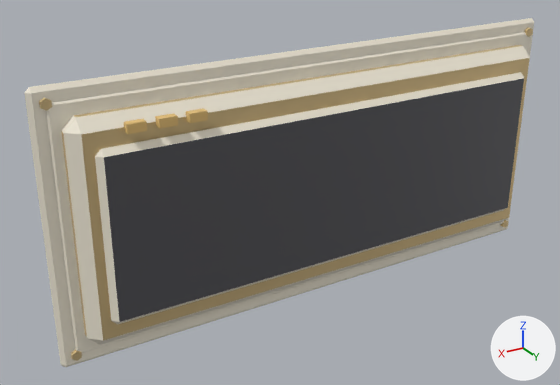
Before and after pictures for a commit that changed the FBX model Assets/_Project/Art/Models/Kit/Disp_Script_2x1.fbx.
One viewpoint serves both versions: a 50 mm camera at (1.51, 2.23, 1.08) aimed at (0.17, -0.01, -0.04). The axes (+X, +Y, +Z) are drawn at lower right. The lights are the same throughout. The first picture is the older version. Vertices at exactly the same position are counted once.

Names of what the first picture shows: 'Disp_Script_2x1'.
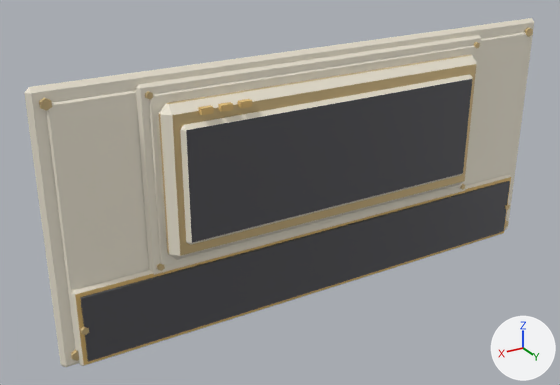
The change in detail:
me_disp_script_2x1_001 is used by ob_disp_script_2x1; location (0.0, 0.0, 0.0); rotation (1.571, 0.0, 0.0), in degrees (90, 0, 0).
me_disp_script_2x1_001 had 152 vertices, 138 faces and spanned x -1.03..1.03, y -0.48..0.48, z -0.15..0.0.
me_disp_script_2x1_001 now has 288 vertices, 254 faces and spans x -1.03..1.03, y -0.48..0.48, z -0.14..0.0.
me_disp_script_2x1_001 part 1: a new loose piece, a 6-sided cylinder along z spanning x 0.663..0.684, y -0.188..-0.163, z -0.066..-0.052, in mat_metal (beige #ddc490).
me_disp_script_2x1_001 part 2: a new loose piece, a box spanning x 0.495..0.536, y 0.35..0.371, z -0.135..-0.114, in mat_trim (beige #e5bf76).
me_disp_script_2x1_001 part 3: the loose piece of 24 vertices spanning x -1.03..1.03, y -0.48..0.48, z -0.03..0.0 is copied, and the copy is scaled about its middle by 0.688, then moved by (0.0, 0.12, -0.03); it spans x -0.71..0.71, y -0.21..0.45, z -0.06..-0.03.
me_disp_script_2x1_001 part 4: the loose piece of 16 vertices spanning x -0.98..0.98, y -0.43..0.43, z -0.04..-0.03 is copied, and the copy is scaled about its middle by 0.688, then moved by (0.0, 0.12, -0.02); it spans x -0.67..0.67, y -0.18..0.42, z -0.06..-0.05.
me_disp_script_2x1_001 part 5: a new loose piece, a 6-sided cylinder along z spanning x 0.663..0.684, y 0.403..0.428, z -0.066..-0.052, in mat_metal (beige #ddc490).
me_disp_script_2x1_001 part 6: the loose piece of 24 vertices spanning x -0.95..0.95, y -0.39..0.39, z -0.12..-0.02 is scaled about its middle by 0.687, then moved by (0.0, 0.12, -0.01).
me_disp_script_2x1_001 part 7: the loose piece of 16 vertices spanning x -0.88..0.88, y -0.3..0.3, z -0.15..-0.11 is scaled about its middle by 0.688, then moved by (0.0, 0.12, 0.01).
me_disp_script_2x1_001 part 8: a new loose piece, a box spanning x 0.426..0.467, y 0.35..0.371, z -0.135..-0.114, in mat_trim (beige #e5bf76).
me_disp_script_2x1_001 part 9: the loose piece of 8 vertices spanning x 0.52..0.58, y 0.34..0.36, z -0.14..-0.11 is moved by (-0.17, 0.01, 0.01).
me_disp_script_2x1_001 part 10: a new loose piece, a box spanning x -0.95..0.95, y -0.45..-0.21, z -0.065..-0.045, in mat_dark (dark grey #505055).
me_disp_script_2x1_001 part 11: a new loose piece, a 6-sided cylinder along z spanning x 0.938..0.962, y -0.344..-0.316, z -0.07..-0.05, in mat_metal (beige #ddc490).
me_disp_script_2x1_001 part 12: a new loose piece of 16 vertices spanning x -0.98..0.98, y -0.48..-0.19, z -0.06..-0.03.
me_disp_script_2x1_001 part 13: the loose piece of 8 vertices spanning x 0.72..0.78, y 0.34..0.36, z -0.14..-0.11 is deleted.
me_disp_script_2x1_001 part 14: the loose piece of 8 vertices spanning x 0.62..0.68, y 0.34..0.36, z -0.14..-0.11 is deleted.
Other edits to the shape of me_disp_script_2x1_001 do not show in these pictures.

Changed parts and their boxes [x1, y1, x2, y2] in the pictures (560 x 385 px; the box of a moved part takes in the faces that stretch with it):
part 1 of me_disp_script_2x1_001, added: after [157, 264, 165, 271]
part 2 of me_disp_script_2x1_001, added: after [198, 105, 214, 115]
part 3 of me_disp_script_2x1_001, added: after [136, 35, 481, 275]
part 4 of me_disp_script_2x1_001, added: after [149, 46, 476, 266]
part 5 of me_disp_script_2x1_001, added: after [145, 91, 153, 100]
part 6 of me_disp_script_2x1_001, moved or reshaped: before [61, 45, 529, 345]; after [159, 55, 477, 260]
part 7 of me_disp_script_2x1_001, moved or reshaped: before [95, 72, 524, 324]; after [180, 74, 473, 245]
part 8 of me_disp_script_2x1_001, added: after [218, 102, 233, 112]
part 9 of me_disp_script_2x1_001, moved or reshaped: before [186, 108, 208, 123]; after [238, 99, 252, 108]
part 10 of me_disp_script_2x1_001, added: after [80, 181, 510, 361]
part 11 of me_disp_script_2x1_001, added: after [80, 326, 89, 335]
part 12 of me_disp_script_2x1_001, added: after [71, 174, 511, 366]
part 13 of me_disp_script_2x1_001, deleted: before [124, 119, 147, 134]
part 14 of me_disp_script_2x1_001, deleted: before [155, 113, 178, 129]
